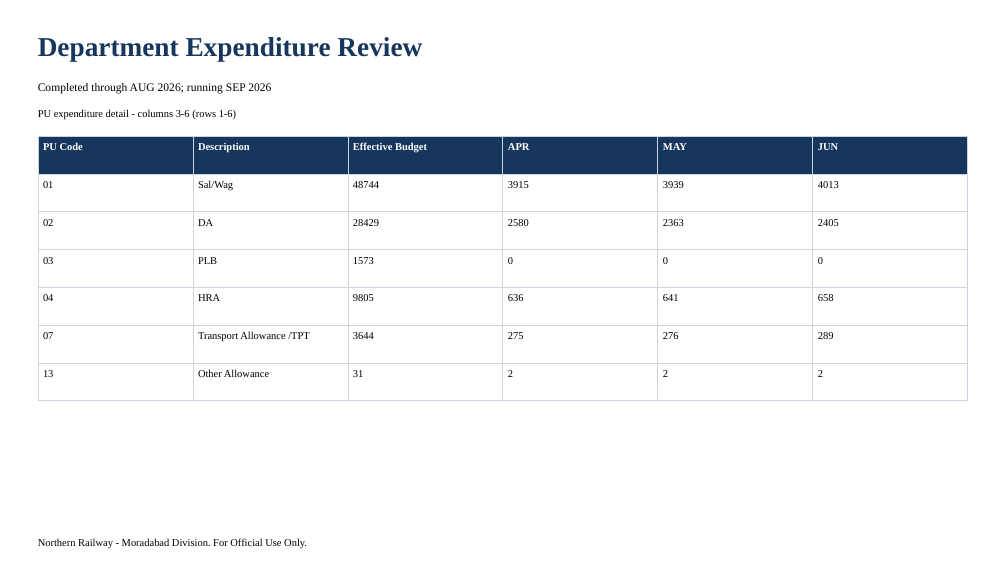
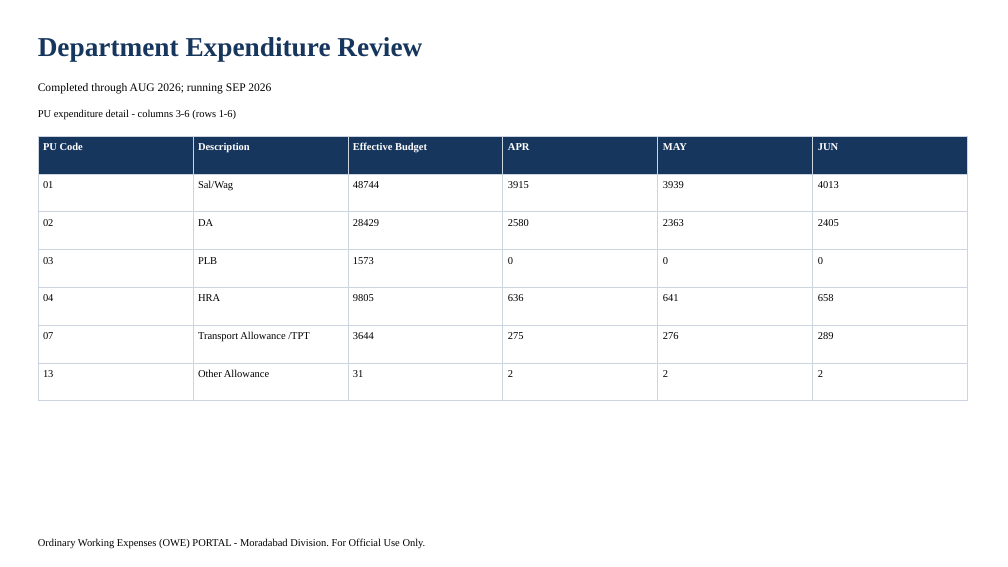
Before and after one commit to girishtiwari007/MBRLR, a slide deck: slide 3 of .export-validation/display/display.pptx. Drawn at 1008x567 pixels with LibreOffice and Linux fonts; fonts in the diff are those of the drawing. Boxes give left, top, right and bottom in pixels: in the first picture for what was removed or moved away, otherwise in the second. Text is boxed around its words. In the diff, an @@ line names an element or a change of style, - is before the commit and + after.

```diff
--- a/.export-validation/display/display.pptx
+++ b/.export-validation/display/display.pptx
@@ text at (x1=38, y1=539, x2=426, y2=549): text changed @@
-Northern Railway - Moradabad Division. For Official Use Only.
+Ordinary Working Expenses (OWE) PORTAL - Moradabad Division. For Official Use Only.
```
Also in this commit, not shown: 22 other slides changed, 34 other files.
